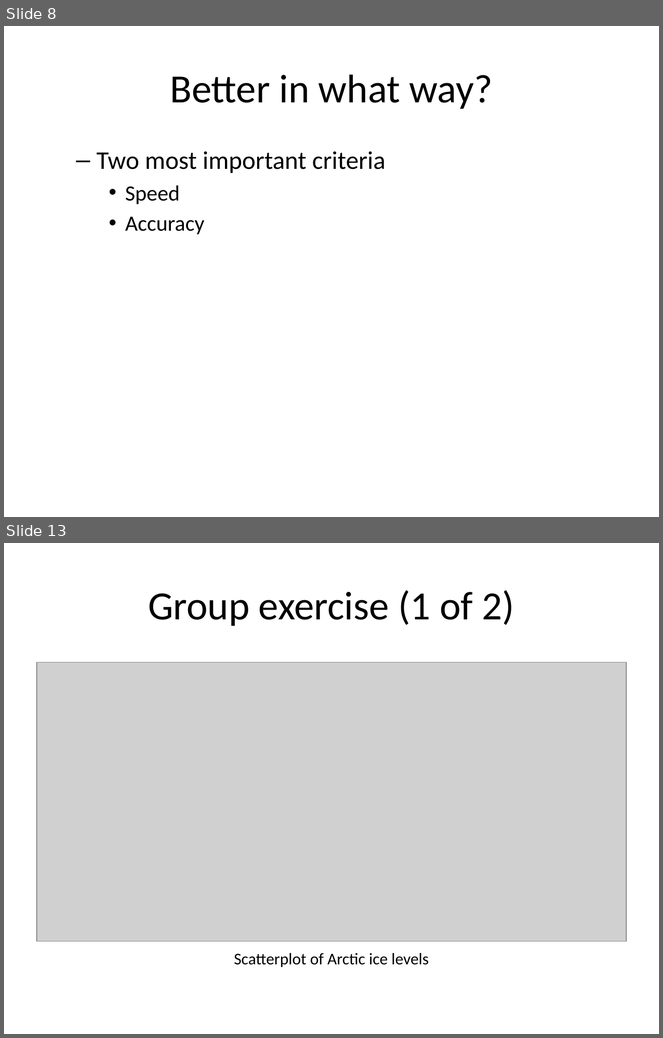
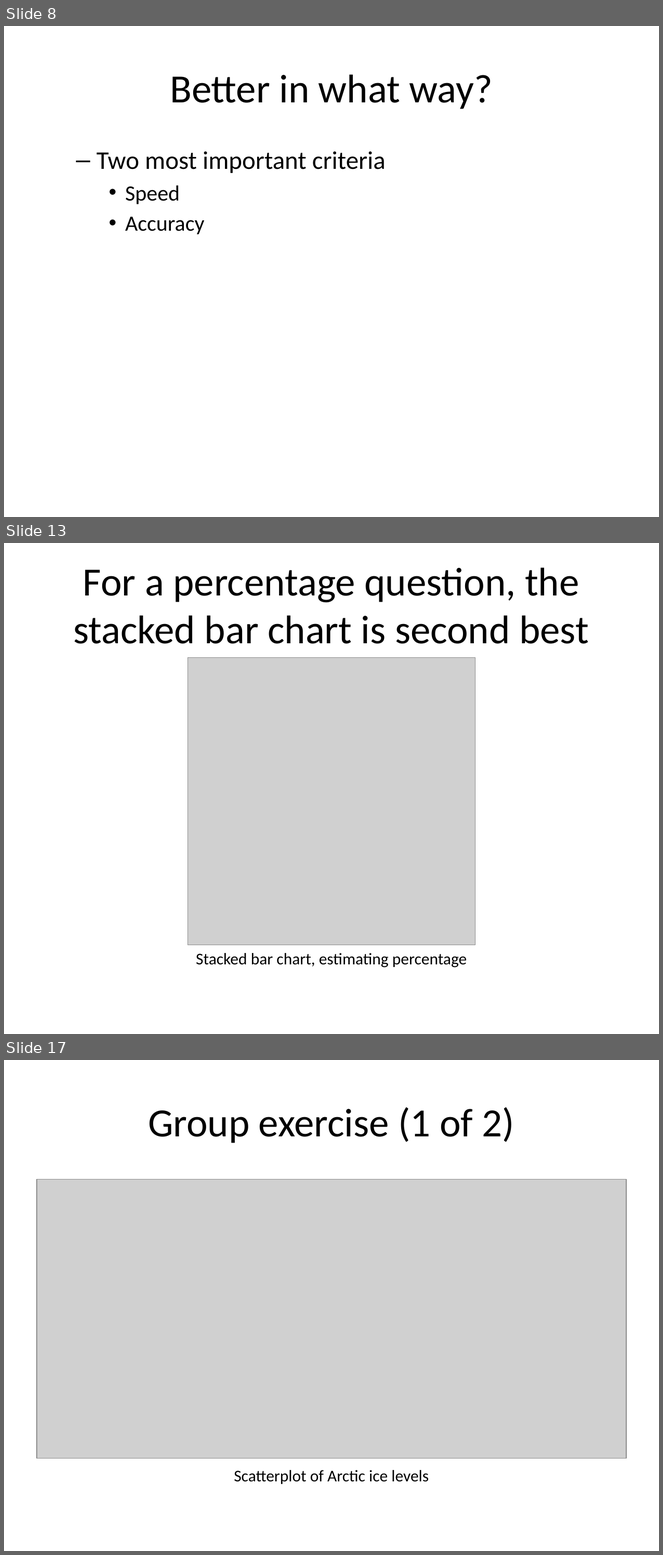
Before and after one commit to pmean/data-visualization, a slide deck: data-viz-01/src/v01-main-scatterplots.pptx. Shown one above the other, each under a label of ours: slides 8 and 13 before the commit, slides 8, 13 and 17 after it; the slides between them are not shown. The pictures are 663x1038 and 663x1555 pixels, drawn with LibreOffice and Linux fonts; fonts in the diff are those of the drawing; grey boxes stand for pictures. Boxes give left, top, right and bottom in pixels: in the first picture for what was removed or moved away, otherwise in the second. Text is boxed around its words. In the diff, an @@ line names an element or a change of style, - is before the commit and + after.

```diff
--- a/data-viz-01/src/v01-main-scatterplots.pptx
+++ b/data-viz-01/src/v01-main-scatterplots.pptx
@@ slide 13 added at [4,543,659,1034], background #FFFFFF @@
@@ title added at [73,567,589,644], 44 pt, text #000000 @@
+For a percentage question, the stacked bar chart is second best
@@ picture added at [188,657,476,945] @@
@@ text added at [196,953,467,968], 18 pt, text #000000 @@
+Stacked bar chart, estimating percentage
@@ what was slide 13 is now slide 17 @@
```
Also in this commit, not shown: 6 slides changed, 3 other slides added, 25 other files.
